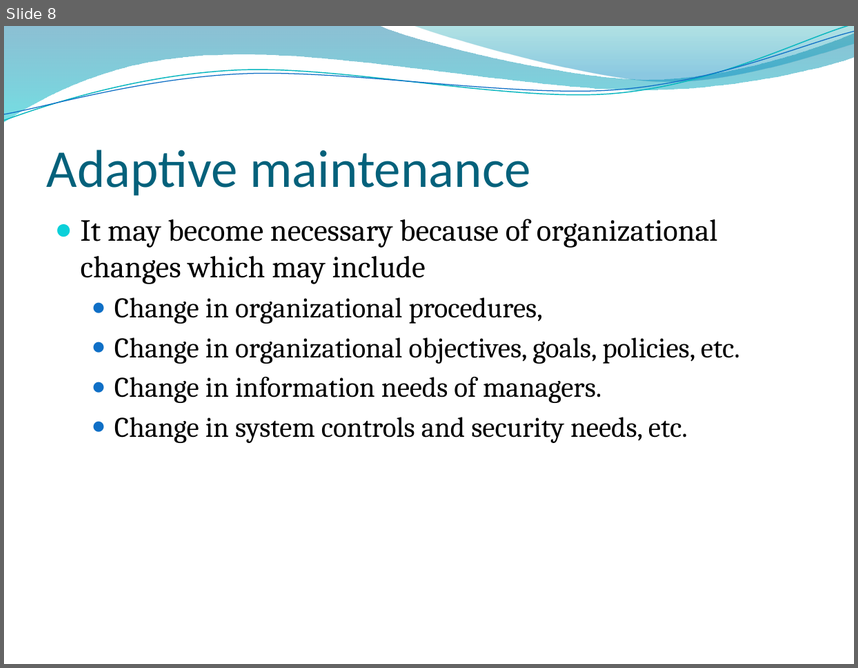
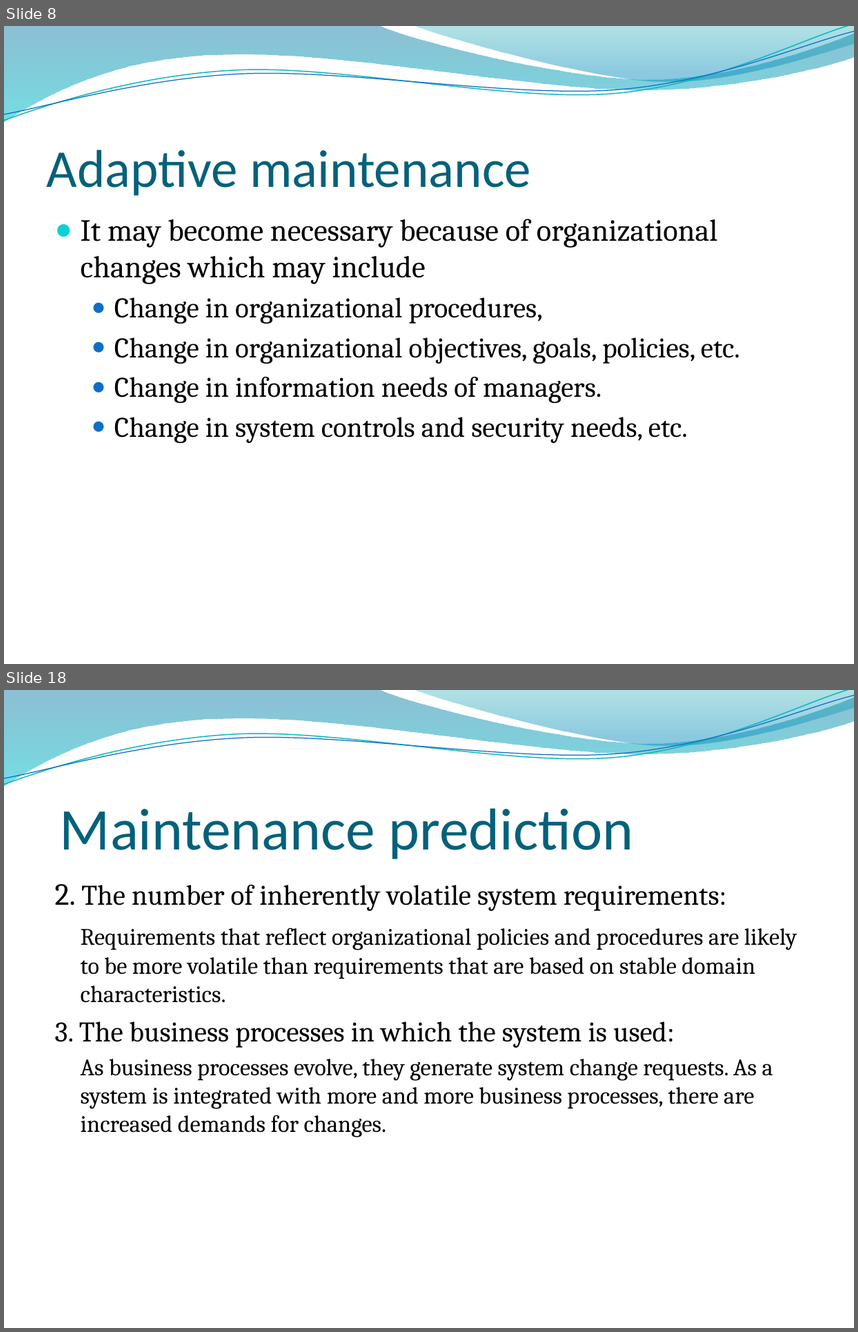
Before and after one commit to samirbaniya/extra, a slide deck: software engineering/Software Maintenance.pptx. Shown one above the other, each under a label of ours: slide 8 before the commit, slides 8 and 18 after it; the slides between them are not shown. The pictures are 858x668 and 858x1332 pixels, drawn with LibreOffice and Linux fonts; fonts in the diff are those of the drawing; background and template pictures are left out. Boxes give left, top, right and bottom in pixels: in the first picture for what was removed or moved away, otherwise in the second. Text is boxed around its words. In the diff, an @@ line names an element or a change of style, - is before the commit and + after.

```diff
--- a/software engineering/Software Maintenance.pptx
+++ b/software engineering/Software Maintenance.pptx
@@ slide 18 added at (4,690,854,1328), background picture (left out); not listed: 4 template elements that a slide beside it also shows @@
@@ title added at (60,808,633,859), 50 pt, text #04617B @@
+Maintenance prediction
@@ text added at (55,884,797,1137), 20 pt, text #000000 @@
+2. The number of inherently volatile system requirements:
+Requirements that reflect organizational policies and procedures are likely to be more volatile than requirements that are based on stable domain characteristics.
+3. The business processes in which the system is used:
+As business processes evolve, they generate system change requests. As a system is integrated with more and more business processes, there are increased demands for changes.
```
Also in this commit, not shown: 1 slide changed, 8 other slides added.
